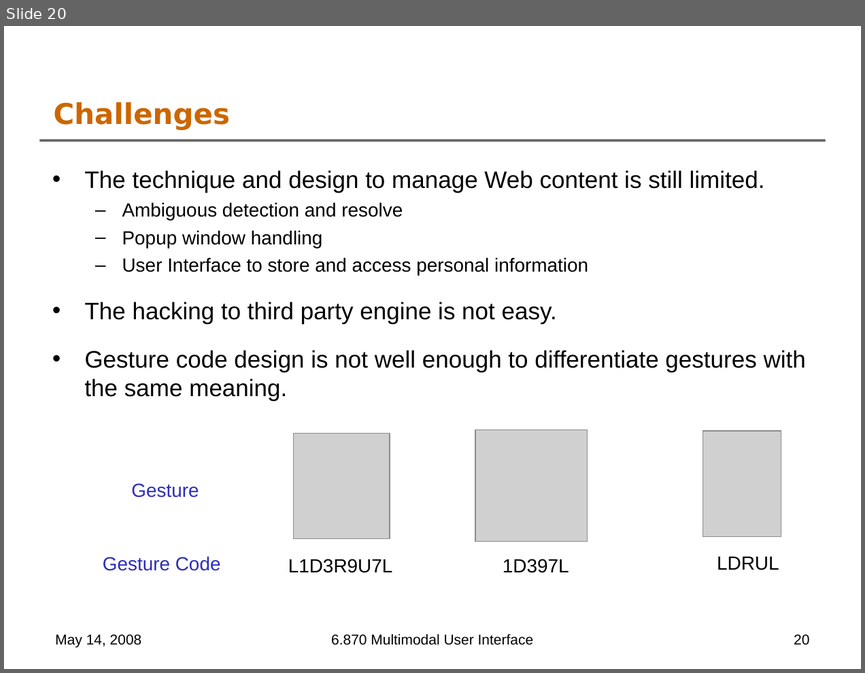
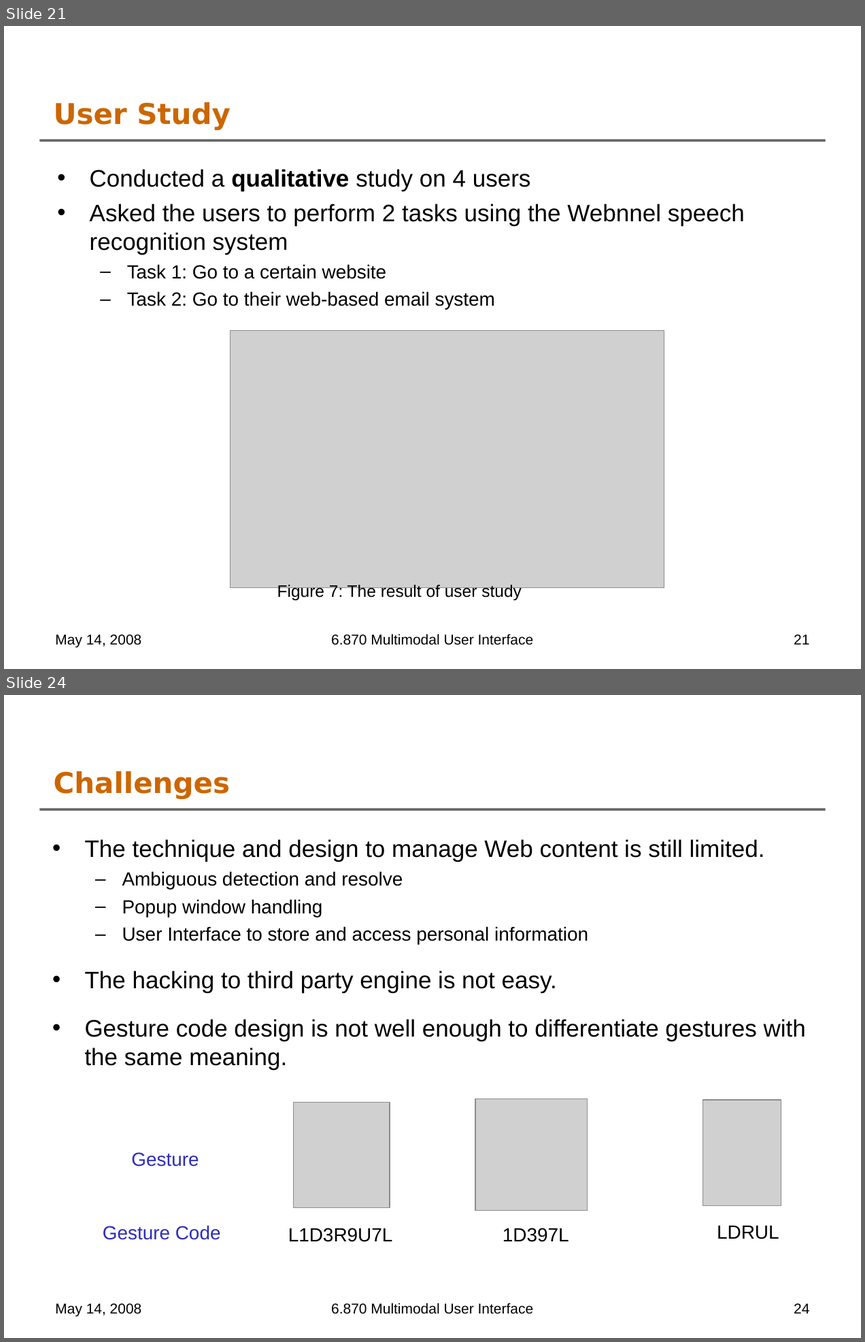
Before and after one commit to oshanis/webnnel, a slide deck: docs/6.870 Final Project Presentation.ppt. Shown one above the other, each under a label of ours: slide 20 before the commit, slides 21 and 24 after it; the slides between them are not shown. The pictures are 865x673 and 865x1342 pixels, drawn with LibreOffice and Linux fonts; fonts in the diff are those of the drawing; grey boxes stand for pictures; background and template pictures are left out. Boxes give left, top, right and bottom in pixels: in the first picture for what was removed or moved away, otherwise in the second. Text is boxed around its words. In the diff, an @@ line names an element or a change of style, - is before the commit and + after.

```diff
--- a/docs/6.870 Final Project Presentation.ppt
+++ b/docs/6.870 Final Project Presentation.ppt
@@ slide 21 added at (4,26,861,669), background #FFFFFF; not listed: 1 template element that a slide beside it also shows @@
@@ title added at (54,102,230,130), 24 pt, text #CC6600, bold @@
+User Study
@@ text added at (90,169,745,309), 20 pt, text #000000 @@
+• Conducted a qualitative study on 4 users
+• Asked the users to perform 2 tasks using the Webnnel speech recognition system
+  – Task 1: Go to a certain website
+  – Task 2: Go to their web-based email system
@@ picture added at (230,330,664,587) @@
@@ text added at (277,583,521,600), 14 pt, text #000000 @@
+Figure 7: The result of user study
@@ text added at (55,634,142,647), 12 pt, text #000000 @@
+May 14, 2008
@@ text added at (331,633,534,645), 12 pt, text #000000 @@
+6.870 Multimodal User Interface
@@ page number added at (793,634,809,644), 12 pt, text #000000 @@
+21
@@ what was slide 20 is now slide 24 @@
@@ page number at (793,1303,809,1313): text changed @@
-20
+24
```
Also in this commit, not shown: 9 slides changed, 3 other slides added.
